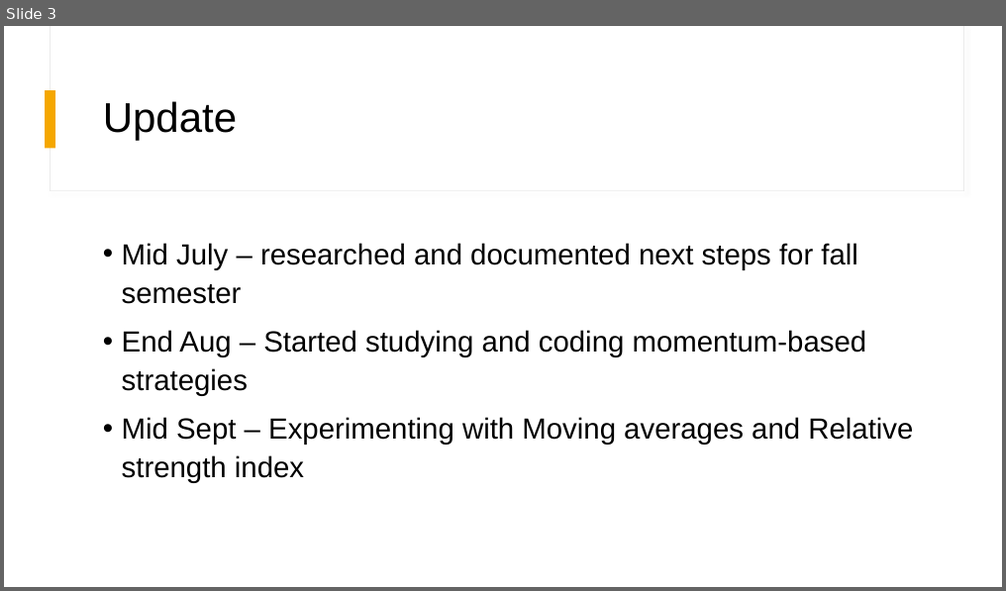
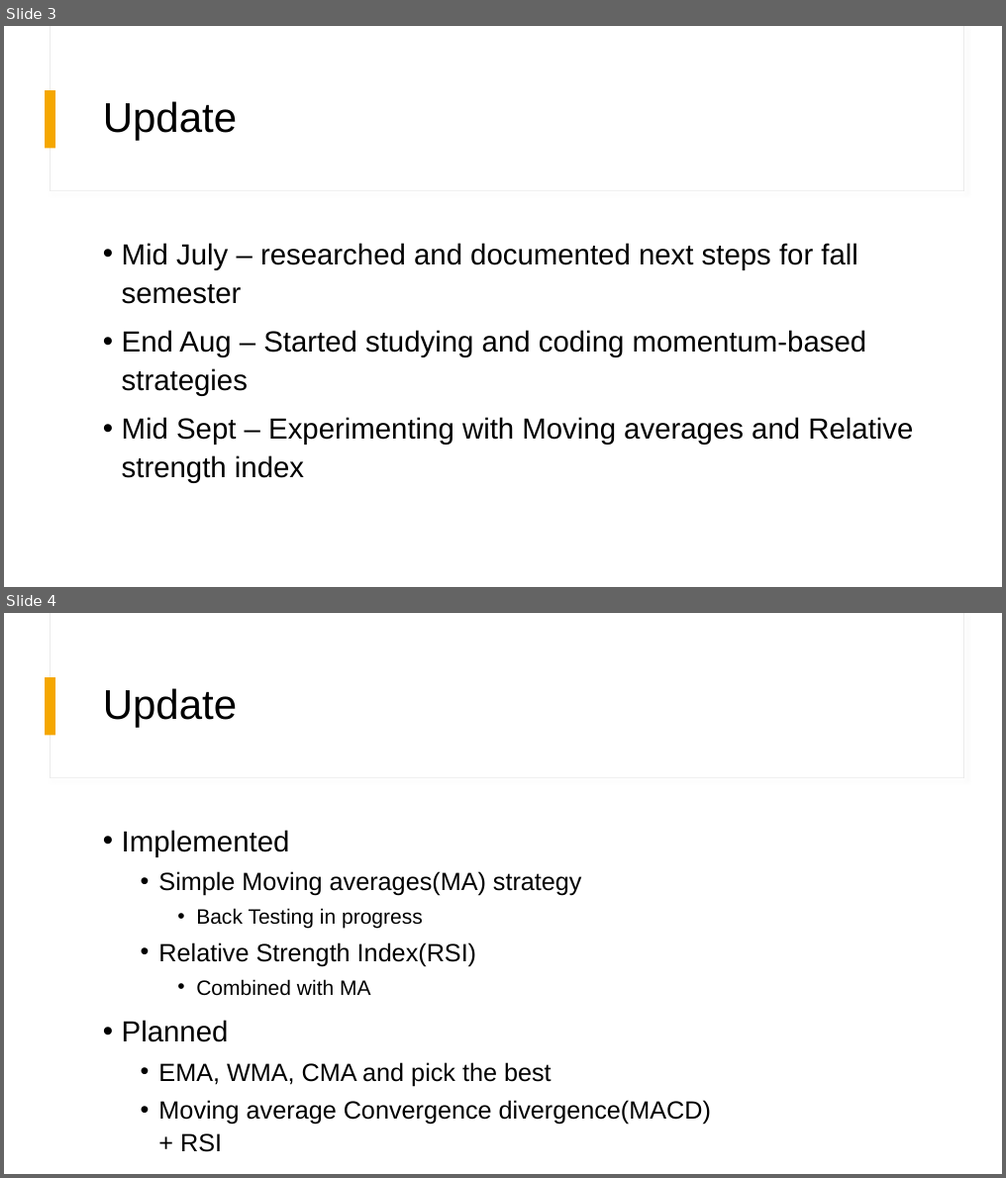
Before and after one commit to xlumzee/Optimizing-Trading-Strategies-RL, a slide deck: presentation/Standup 1.pptx. Shown one above the other, each under a label of ours: slide 3 before the commit, slides 3 and 4 after it. The pictures are 1006x591 and 1006x1178 pixels, drawn with LibreOffice and Linux fonts; fonts in the diff are those of the drawing. Boxes give left, top, right and bottom in pixels: in the first picture for what was removed or moved away, otherwise in the second. Text is boxed around its words. In the diff, an @@ line names an element or a change of style, - is before the commit and + after.

```diff
--- a/presentation/Standup 1.pptx
+++ b/presentation/Standup 1.pptx
@@ slide 4 added at (4,613,1002,1174), background #FFFFFF; not listed: 3 template elements that a slide beside it also shows @@
@@ title added at (103,688,237,728), 40 pt, text #000000 @@
+Update
@@ text added at (122,830,711,1153), 24 pt, text #000000 @@
+• Implemented
+  • Simple Moving averages(MA) strategy
+    • Back Testing in progress
+  • Relative Strength Index(RSI)
+    • Combined with MA
+• Planned
+  • EMA, WMA, CMA and pick the best
+  • Moving average Convergence divergence(MACD)
+    + RSI
```
Also in this commit, not shown: 2 slides changed, 2 other files.
